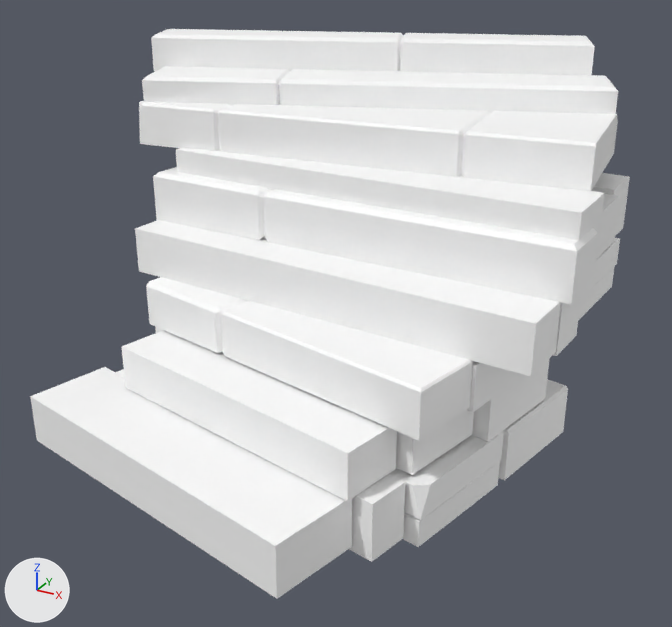
One commit to the FBX model OutdoorEnv/Content/Assets/House/envSideStairs_R.fbx: the scene before it, then after it.
Rendered twice from a 50 mm camera at (2.52, -4.43, 2.93) aimed at (0.12, -0.07, 0.75). Every picture has the same lights, and +X, +Y and +Z are marked at lower left. The older version comes first. Where no turn or scale is listed for an object, it has been applied to the vertices.

In view in the first picture: 'SideStairs_L1_01_low', 'SideStairs_L1_01_low1', 'SideStairs_L1_02_low', 'SideStairs_L1_02_low1', 'SideStairs_L1_03_low', 'SideStairs_L1_05_low', 'SideStairs_L1_06_low', 'SideStairs_L1_08_low', 'SideStairs_L1_09_low', 'SideStairs_L1_10_low', 'SideStairs_L1_11_low', 'SideStairs_L1_12_low', 'SideStairs_L1_13_low', 'SideStairs_L1_15_low', 'SideStairs_L1_16_low', 'SideStairs_L1_17_low' and 3 more.
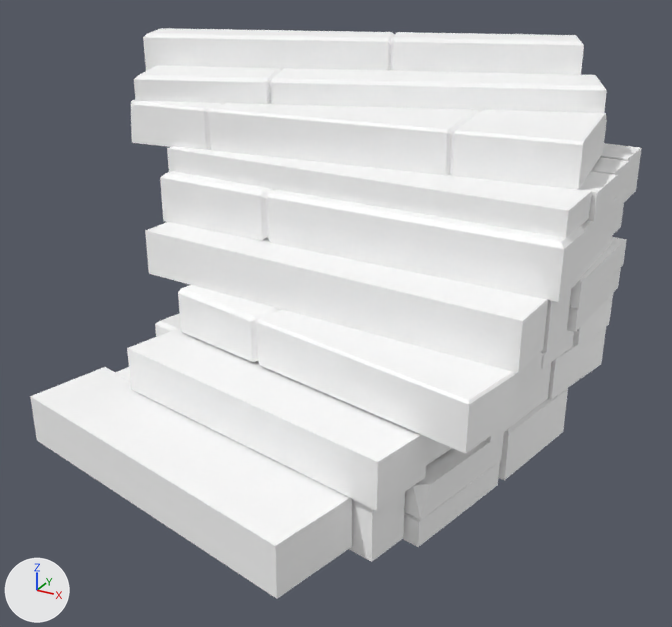
Where the newer file only moved an object's origin or applied its transform, the numbers keep the older frame.

Pixel boxes (x1, y1, x2, y2) of what changed, in the pictures (672 x 627 px):
'SideStairs_L1_08_low', moved: before (139, 101, 618, 191); after (131, 100, 607, 189)
'SideStairs_L1_09_low', rescaled: before (135, 220, 561, 376); after (145, 222, 548, 373)
'SideStairs_L1_13_low', moved: before (146, 277, 473, 441); after (178, 285, 519, 454)
'SideStairs_L1_10_low', moved, rescaled: before (153, 167, 598, 304); after (160, 171, 585, 302)
'SideStairs_L1_16_low', moved, rescaled (9% wider, 6% taller): before (121, 330, 397, 502); after (127, 328, 427, 511)
'SideStairs_L1_01_low1', moved: before (142, 66, 618, 114); after (134, 66, 607, 113)
'SideStairs_L1_01_low', moved: before (151, 29, 595, 76); after (143, 28, 584, 75)
'SideStairs_L1_15_low', moved: before (176, 148, 604, 240); after (167, 146, 592, 238)
'SideStairs_L1_02_low', moved: before (472, 358, 550, 442); after (486, 362, 552, 442)
'SideStairs_L1_03_low', moved: before (578, 237, 620, 320); after (567, 237, 627, 332)
'SideStairs_L1_05_low', moved: before (467, 361, 525, 412); after (518, 330, 574, 386)
'SideStairs_L1_14_low1', added: after (548, 327, 606, 399)
'SideStairs_L1_06_low', moved, rescaled: before (592, 173, 630, 237); after (591, 157, 629, 235)
'SideStairs_L1_15_low1', added: after (579, 171, 618, 222)
'SideStairs_L1_09_low1', added: after (600, 143, 642, 202)
'SideStairs_L1_16_low1', added: after (573, 294, 613, 345)
'SideStairs_L1_14_low', unchanged, covered by the edit: before (155, 326, 474, 475); after (155, 313, 452, 466)

Patch to the scene script:
```diff
--- a/OutdoorEnv/Content/Assets/House/envSideStairs_R.fbx.py
+++ b/OutdoorEnv/Content/Assets/House/envSideStairs_R.fbx.py
@@ me_mesh_006 @@
-me_mesh_006.from_pydata(...)  # 8 vertices, 6 faces; spans x -1.16..1.38, y -0.26..0.24, z -0.12..0.15
+me_mesh_006.from_pydata(...)  # 8 vertices, 6 faces; spans x -1.08..1.32, y -0.26..0.24, z -0.12..0.15
+# me_mesh_006 part 1: the whole mesh is scaled about its middle by (0.944, 1, 1), then moved by (0.01, 0.0, 0.0)
 me_mesh_006.materials.append(mat_matsidestairs_l)
@@ me_mesh_022 @@
+me_mesh_022.from_pydata([(-0.95, 0.01, -0.13), (0.86, -0.37, -0.13), (-0.86, 0.38, -0.13), (0.86, -0.37, 0.13), (-0.95, 0.01, 0.13), (-0.86, 0.38, 0.13), (0.95, -0.01, 0.13), (0.95, -0.01, -0.13)], [], [(4, 0, 1, 3), (2, 0, 4, 5), (6, 5, 4, 3), (6, 3, 1, 7), (7, 2, 5, 6), (1, 0, 2, 7)])
+me_mesh_022.materials.append(mat_matsidestairs_l)  # its picture is missing
@@ me_mesh_020 @@
+me_mesh_020.from_pydata([(-1.34, -0.19, 0.06), (1.08, -0.26, 0.06), (-1.33, 0.2, 0.06), (1.09, 0.13, 0.06), (1.08, -0.26, -0.1), (-1.34, -0.19, -0.1), (-1.33, 0.2, -0.1), (1.09, 0.13, -0.1)], [], [(6, 5, 0, 2), (5, 4, 1, 0), (1, 3, 2, 0), (1, 4, 7, 3), (6, 2, 3, 7), (4, 5, 6, 7)])
+me_mesh_020.materials.append(mat_matsidestairs_l)  # its picture is missing
@@ me_mesh_019 @@
+me_mesh_019.from_pydata([(-1.16, -0.13, 0.15), (1.26, -0.2, 0.15), (-1.15, 0.19, 0.15), (1.27, 0.11, 0.15), (1.26, -0.2, -0.12), (-1.16, -0.13, -0.12), (-1.15, 0.19, -0.12), (1.27, 0.11, -0.12)], [], [(6, 5, 0, 2), (5, 4, 1, 0), (1, 3, 2, 0), (3, 1, 4, 7), (2, 3, 7, 6), (4, 5, 6, 7)])
+me_mesh_019.materials.append(mat_matsidestairs_l)  # its picture is missing
@@ ob_sidestairs_l1_06_low @@
 ob_sidestairs_l1_06_low.parent = ob_sidestairs_r
-ob_sidestairs_l1_06_low.location = (43.39, 130.1, -96.28)
+ob_sidestairs_l1_06_low.location = (42.77, 136.5, -92.16)
 ob_sidestairs_l1_06_low.rotation_euler = (0.0, -0.15, 0.0)  # degrees (0, -8.6, 0)
+ob_sidestairs_l1_06_low.scale = (1.0, 1.23, 1.0)
@@ ob_sidestairs_l1_15_low @@
 ob_sidestairs_l1_15_low = bpy.data.objects.new('SideStairs_L1_15_low', me_mesh_012)
-ob_sidestairs_l1_15_low.location = (0.394, 0.109, 1.535)
+ob_sidestairs_l1_15_low.location = (0.33, 0.109, 1.535)
@@ ob_sidestairs_l1_13_low @@
 ob_sidestairs_l1_13_low = bpy.data.objects.new('SideStairs_L1_13_low', me_mesh_010)
-ob_sidestairs_l1_13_low.location = (0.091, -0.506, 0.775)
+ob_sidestairs_l1_13_low.location = (0.326, -0.506, 0.775)
@@ ob_sidestairs_l1_01_low1 @@
 ob_sidestairs_l1_01_low1 = bpy.data.objects.new('SideStairs_L1_01_low1', me_mesh_015)
-ob_sidestairs_l1_01_low1.location = (0.312, 0.802, 1.897)
+ob_sidestairs_l1_01_low1.location = (0.248, 0.802, 1.897)
@@ ob_sidestairs_l1_05_low @@
 ob_sidestairs_l1_05_low = bpy.data.objects.new('SideStairs_L1_05_low', me_mesh_004)
-ob_sidestairs_l1_05_low.location = (0.247, 0.175, 0.724)
+ob_sidestairs_l1_05_low.location = (0.282, 0.17, 0.724)
@@ ob_sidestairs_l1_10_low @@
 ob_sidestairs_l1_10_low.parent = ob_sidestairs_r
-ob_sidestairs_l1_10_low.location = (35.46, 129.1, 4.003)
+ob_sidestairs_l1_10_low.location = (34.4, 129.1, 4.003)
+ob_sidestairs_l1_10_low.scale = (0.955, 1.0, 1.0)
@@ ob_sidestairs_l1_02_low @@
 ob_sidestairs_l1_02_low = bpy.data.objects.new('SideStairs_L1_02_low', me_mesh_001)
-ob_sidestairs_l1_02_low.location = (0.229, 0.148, 0.476)
+ob_sidestairs_l1_02_low.location = (0.243, 0.148, 0.476)
@@ ob_sidestairs_l1_01_low @@
 ob_sidestairs_l1_01_low = bpy.data.objects.new('SideStairs_L1_01_low', me_mesh)
-ob_sidestairs_l1_01_low.location = (0.11, 1.097, 2.093)
+ob_sidestairs_l1_01_low.location = (0.046, 1.097, 2.093)
@@ ob_sidestairs_l1_16_low @@
 ob_sidestairs_l1_16_low.parent = ob_sidestairs_r
-ob_sidestairs_l1_16_low.location = (-0.805, 47.34, 80.4)
+ob_sidestairs_l1_16_low.location = (9.27, 47.34, 80.4)
+ob_sidestairs_l1_16_low.scale = (1.07, 1.0, 1.0)
@@ ob_sidestairs_l1_08_low @@
 ob_sidestairs_l1_08_low = bpy.data.objects.new('SideStairs_L1_08_low', me_mesh_005)
-ob_sidestairs_l1_08_low.location = (0.134, 0.276, 1.657)
+ob_sidestairs_l1_08_low.location = (0.07, 0.276, 1.657)
@@ ob_sidestairs_l1_03_low @@
 ob_sidestairs_l1_03_low = bpy.data.objects.new('SideStairs_L1_03_low', me_mesh_002)
-ob_sidestairs_l1_03_low.location = (0.449, 0.568, 1.002)
+ob_sidestairs_l1_03_low.location = (0.486, 0.568, 1.002)
@@ ob_sidestairs_l1_16_low1 @@
+ob_sidestairs_l1_16_low1 = bpy.data.objects.new('SideStairs_L1_16_low1', me_mesh_022)
+ob_sidestairs_l1_16_low1.location = (0.536, 0.874, 0.73)
@@ ob_sidestairs_l1_14_low1 @@
+ob_sidestairs_l1_14_low1 = bpy.data.objects.new('SideStairs_L1_14_low1', me_mesh_021)  # 27 vertices, 24 faces; spans x -0.92..1.46, y -0.79..0.31, z -0.18..0.11; in mat_matsidestairs_l (its picture is missing)
+ob_sidestairs_l1_14_low1.location = (0.008, 1.098, 0.498)
@@ ob_sidestairs_l1_15_low1 @@
+ob_sidestairs_l1_15_low1 = bpy.data.objects.new('SideStairs_L1_15_low1', me_mesh_020)
+ob_sidestairs_l1_15_low1.location = (0.384, 0.505, 1.527)
@@ ob_sidestairs_l1_09_low1 @@
+ob_sidestairs_l1_09_low1 = bpy.data.objects.new('SideStairs_L1_09_low1', me_mesh_019)
+ob_sidestairs_l1_09_low1.location = (0.178, 1.266, 1.42)
```
